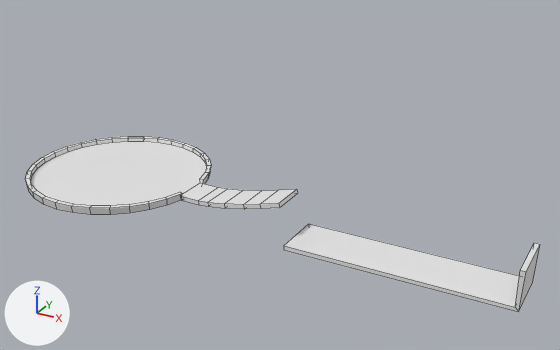
Before and after pictures for a commit that changed the Blender file Content/Geometry/Stage.blend.
One viewpoint serves both versions: a 50 mm camera at (112.2, -127.2, 71.9) aimed at (28.1, 25.8, -4.7). Arrows for +X, +Y and +Z are at lower left; the lights stay in place. Mesh edges are drawn as thin lines.
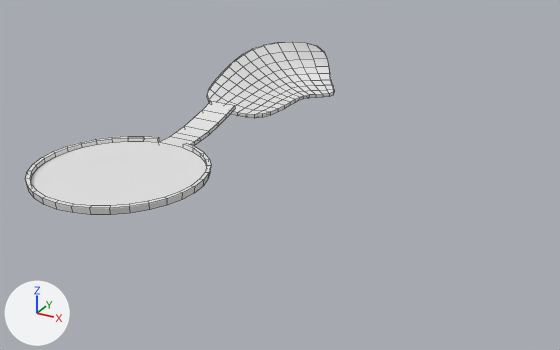
Where the change shows, as pixel boxes (x1, y1, x2, y2) in the pictures (560 x 350 px; the box of a moved part takes in the faces that stretch with it):
'Cylinder', reshaped (59% narrower, 35% shorter)
    before: (25, 136, 540, 312)
    after: (25, 101, 235, 215)
'Plane', added
    after: (207, 42, 334, 118)
part 1 of me_cylinder, deleted
    before: (284, 224, 540, 312)
part 2 of me_cylinder, moved or reshaped
    before: (31, 138, 298, 209)
    after: (31, 101, 235, 206)

The change, as a list of edits to the scene's bpy script:
```text
Change me_cylinder:
    used by ob_cylinder; location = (0.0, 0.0, 0.0)
    remove me_cylinder.from_pydata(...)  # 80 vertices, 39 faces; spans x -20.0..92.6, y -20.0..20.0, z -4.4..3.9
    add me_cylinder.from_pydata(...)  # 74 vertices, 37 faces; spans x -20.0..20.0, y -20.0..44.1, z 0.0..3.9
    me_cylinder part 1: the loose piece of 6 vertices spanning x 46.2..92.6, y -5.6..5.5, z -4.4..3.1 is deleted
    me_cylinder part 2
    14 vertices are removed from x 0.0..44.1, y -3.9..20.0, z 0.0..3.9
    9 faces are deleted
    8 vertices are added at x -3.9..20.0, y 0.0..44.1, z 0.0..3.9
    6 new vertices lie (7.8, 0.0, 0.0) away from vertices in x -3.9, y 24.4..44.1, z 0.0..3.9
    9 new faces join them
Add me_plane:
    me_plane.from_pydata([(-12.0, 48.5, 2.3), (10.2, 48.5, 0.0), (11.2, 89.1, 13.2), (21.1, 77.2, 0.0), (-12.0, 66.2, 7.6), (10.2, 66.2, 0.0), (-0.9, 48.5, 0.0), (10.0, 89.1, 1.3), (-0.9, 66.2, 0.9), (10.2, 74.0, 0.0), (-12.0, 82.3, 11.5), (-0.9, 82.3, 1.2)], [], [(11, 9, 3, 7), (6, 1, 5, 8), (0, 6, 8, 4), (10, 11, 7, 2), (4, 8, 11, 10), (8, 5, 9, 11)])
Add ob_plane:
    ob_plane = bpy.data.objects.new('Plane', me_plane)
    ob_plane.location = (0.0, 0.0, 0.0)
    _m = ob_plane.modifiers.new('Subdivision', 'SUBSURF')
    _m.levels = 2
    _m = ob_plane.modifiers.new('Solidify', 'SOLIDIFY')
    _m.thickness = 1.0
```
